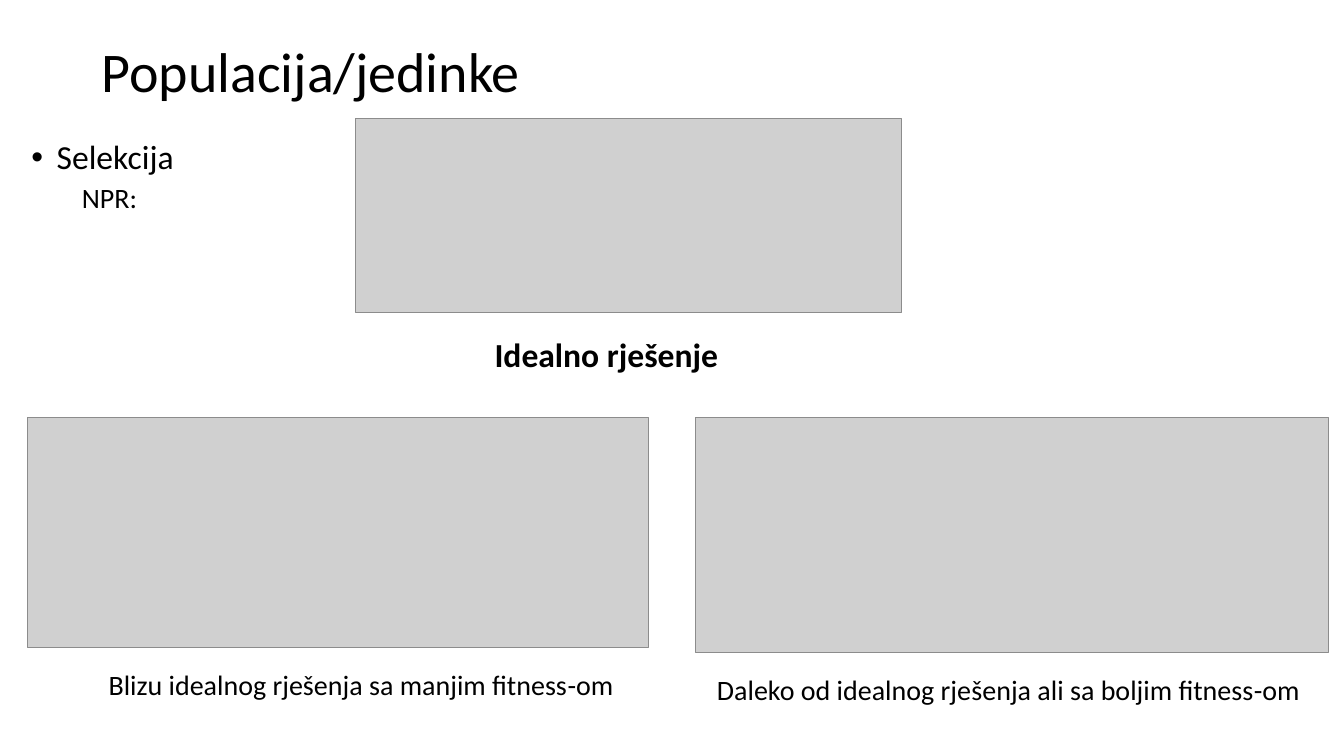
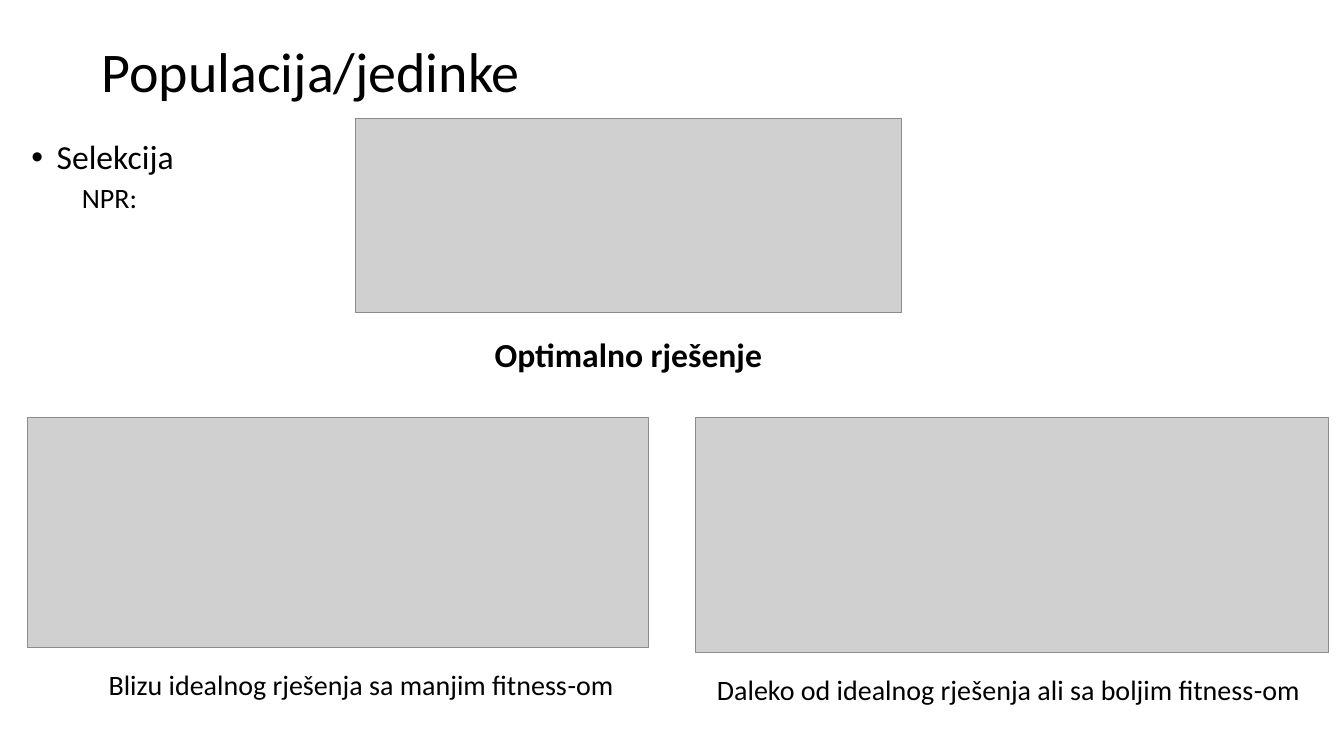
Before and after one commit to LopD/GeneticAlgorithmMazeSolver, a slide deck: slide 12 of Lavirint - Pronalazak izlaza iz lavirinta primenom genetskog.pptx. Drawn at 1344x756 pixels with LibreOffice and Linux fonts; fonts in the diff are those of the drawing; grey boxes stand for pictures. Boxes give left, top, right and bottom in pixels: in the first picture for what was removed or moved away, otherwise in the second. Text is boxed around its words. In the diff, an @@ line names an element or a change of style, - is before the commit and + after.

```diff
--- a/Lavirint - Pronalazak izlaza iz lavirinta primenom genetskog.pptx
+++ b/Lavirint - Pronalazak izlaza iz lavirinta primenom genetskog.pptx
@@ text at <box>495,343,762,373</box>: text changed @@
-Idealno rješenje
+Optimalno rješenje
```
Also in this commit, not shown: 3 other slides changed, 1 slide added, 3 slides removed, 8 other files.
